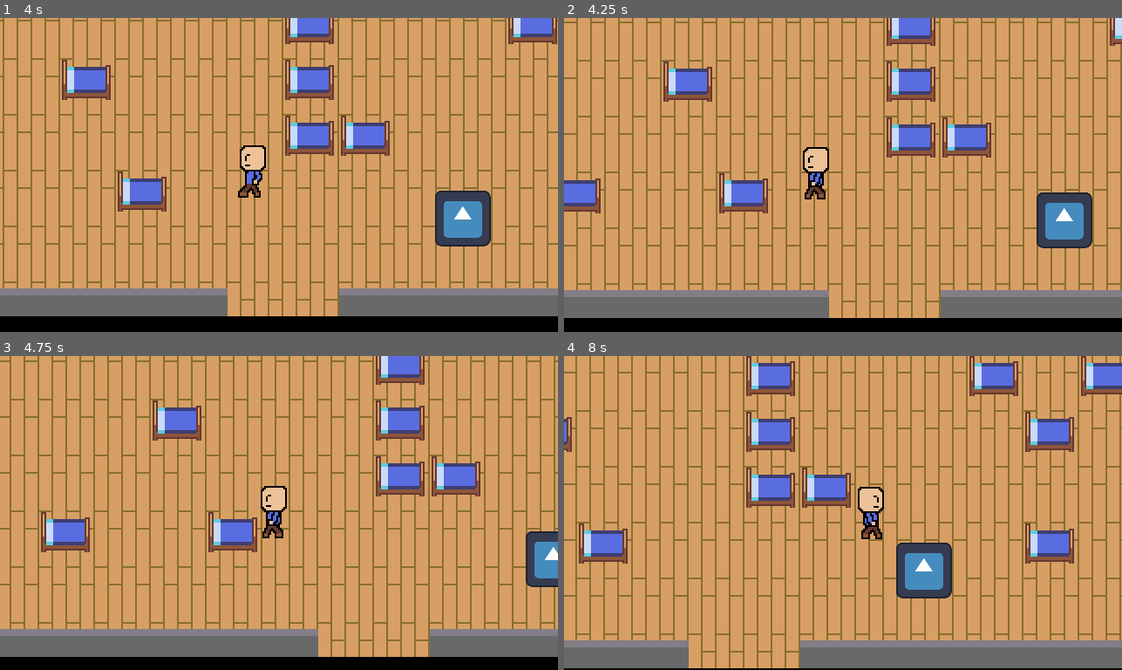
Above: before the commit, frames 1-4 (two rows, left to right).
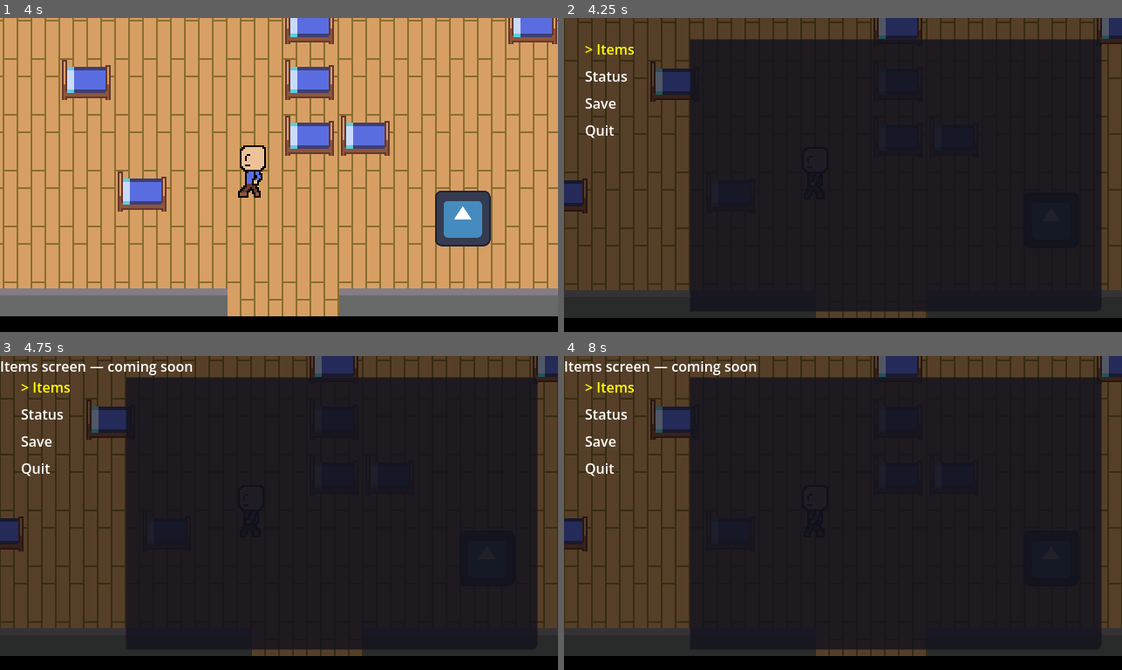
Above: after the commit, the same moments.

Repository: SergeofBIBEK/JRPG
Game: Godot game, scene res://scenes/main.tscn
Two runs of this game, one before a commit and one after it. Both use one fixed random seed, a clock stepped at 60 frames per second and the inputs below. The engine's default icon, where the game draws it, is replaced by a stand-in: a white triangle on a blue panel in a dark square.
Inputs:
- Up to frame 1 (4 s): tap Enter at 0.5 s; hold Right (move_right) 0.53-1.28 s; hold Space (interact) 0.53-1.28 s; hold Down (move_down) 1.28-2.03 s; tap Space (interact) at 1.35, 2.3, 3.05, 3.8 s; hold Right (move_right) 2.03-2.78 s; hold Z (interact1) 2.03-2.78 s; hold Up (move_up) 2.78-3.53 s; tap X (interact2) at 2.85 s; hold Left (move_left) from 3.53 s (still down); hold C (interact3) from 3.53 s (still down)
- Up to frame 2 (4.25 s): keep holding Left (move_left); keep holding C (interact3); tap Escape (menu) at 4.15 s
- Up to frame 3 (4.75 s): keep holding Left (move_left); release C (interact3) at 4.28 s; tap Space (interact) at 4.35 s
- Up to frame 4 (8 s): release Left (move_left) at 5.03 s; hold Down (move_down) 5.03-5.78 s; hold Space (interact) 5.03-5.78 s; hold Right (move_right) 5.78-6.53 s; tap Z (interact1) at 5.85 s; tap Space (interact) at 6.05, 6.8, 7.55 s; hold Up (move_up) 6.53-7.28 s; hold X (interact2) 6.53-7.28 s; hold Right (move_right) from 7.28 s (still down); tap C (interact3) at 7.35 s

Frame 1 is identical in both runs. In frame 2, 95% of the frame differs, in the area x 0-100%, y 0-96%; in frame 3, 96%; in frame 4, 99%, in the area x 0-100%, y 0-100%.

Commit message:
Menu System

Diff:
--- /dev/null
+++ b/components/menu/menu_root.gd
@@ -0,0 +1,111 @@
+class_name MenuRoot;
+extends CanvasLayer;
+
+var _screens: Array[MenuScreen] = [];
+var _menu_labels: Array[Label] = [];
+var _selected_index: int = 0;
+var _is_open: bool = false;
+var _active_screen: MenuScreen = null;
+
+@onready var _background: ColorRect = $Background;
+@onready var _menu_container: HBoxContainer = $MenuContainer;
+@onready var _menu_list: VBoxContainer = $MenuContainer/MenuList;
+@onready var _screen_container: PanelContainer = $MenuContainer/ScreenContainer;
+
+func _ready() -> void:
+	process_mode = Node.PROCESS_MODE_ALWAYS;
+	_discover_screens();
+	_build_menu_list();
+	_close_menu();
+
+func _discover_screens() -> void:
+	_screens.clear();
+
+	for child in get_children():
+		if child is MenuScreen:
+			_screens.append(child);
+			child.visible = false;
+
+	_screens.sort_custom(func(a: MenuScreen, b: MenuScreen):
+		return a.screen_order < b.screen_order;
+	);
+
+func _build_menu_list() -> void:
+	for child in _menu_list.get_children():
+		child.queue_free();
+
+	_menu_labels.clear();
+
+	for screen in _screens:
+		var label = Label.new();
+		label.text = screen.screen_name;
+		label.add_theme_font_size_override("font_size", 16);
+		_menu_list.add_child(label);
+		_menu_labels.append(label);
+
+	_update_selection();
+
+func _unhandled_input(event: InputEvent) -> void:
+	if event.is_action_pressed("menu"):
+		if _is_open:
+			_close_menu();
+		else:
+			_open_menu();
+		get_viewport().set_input_as_handled();
+		return;
+
+	if not _is_open:
+		return;
+
+	if event.is_action_pressed("move_up"):
+		_selected_index = wrapi(_selected_index - 1, 0, _screens.size());
+		_update_selection();
+		get_viewport().set_input_as_handled();
+	elif event.is_action_pressed("move_down"):
+		_selected_index = wrapi(_selected_index + 1, 0, _screens.size());
+		_update_selection();
+		get_viewport().set_input_as_handled();
+	elif event.is_action_pressed("interact"):
+		_activate_screen(_selected_index);
+		get_viewport().set_input_as_handled();
+
+func _open_menu() -> void:
+	_is_open = true;
+	_background.visible = true;
+	_menu_container.visible = true;
+	_selected_index = 0;
+	_update_selection();
+	get_tree().paused = true;
+	Events.menu_opened.emit();
+
+func _close_menu() -> void:
+	_is_open = false;
+	_background.visible = false;
+	_menu_container.visible = false;
+
+	if _active_screen:
+		_active_screen.deactivate();
+		_active_screen = null;
+
+	get_tree().paused = false;
+	Events.menu_closed.emit();
+
+func _activate_screen(index: int) -> void:
+	if index < 0 or index >= _screens.size():
+		return;
+
+	if _active_screen:
+		_active_screen.deactivate();
+
+	_active_screen = _screens[index];
+	_active_screen.activate();
+
+func _update_selection() -> void:
+	for i in _menu_labels.size():
+		var label = _menu_labels[i];
+		if i == _selected_index:
+			label.add_theme_color_override("font_color", Color.YELLOW);
+			label.text = "> " + _screens[i].screen_name;
+		else:
+			label.add_theme_color_override("font_color", Color.WHITE);
+			label.text = _screens[i].screen_name;
--- /dev/null
+++ b/components/menu/menu_root.tscn
@@ -0,0 +1,111 @@
+[gd_scene format=4]
+
+[ext_resource type="Script" path="res://components/menu/menu_root.gd" id="1_menu"]
+[ext_resource type="Script" path="res://components/menu/screens/items_screen.gd" id="2_items"]
+[ext_resource type="Script" path="res://components/menu/screens/status_screen.gd" id="3_status"]
+[ext_resource type="Script" path="res://components/menu/screens/save_screen.gd" id="4_save"]
+[ext_resource type="Script" path="res://components/menu/screens/quit_screen.gd" id="5_quit"]
+
+[sub_resource type="StyleBoxFlat" id="StyleBoxFlat_menu_bg"]
+bg_color = Color(0.1, 0.1, 0.15, 0.9)
+border_width_right = 2
+border_color = Color(0.8, 0.8, 0.8, 0.4)
+corner_radius_top_left = 4
+corner_radius_bottom_left = 4
+content_margin_left = 12.0
+content_margin_top = 12.0
+content_margin_right = 12.0
+content_margin_bottom = 12.0
+
+[sub_resource type="StyleBoxFlat" id="StyleBoxFlat_screen_bg"]
+bg_color = Color(0.08, 0.08, 0.12, 0.85)
+corner_radius_top_right = 4
+corner_radius_bottom_right = 4
+content_margin_left = 16.0
+content_margin_top = 12.0
+content_margin_right = 16.0
+content_margin_bottom = 12.0
+
+[node name="MenuRoot" type="CanvasLayer"]
+layer = 90
+process_mode = 1
+script = ExtResource("1_menu")
+
+[node name="Background" type="ColorRect" parent="."]
+anchors_preset = 15
+anchor_right = 1.0
+anchor_bottom = 1.0
+grow_horizontal = 2
+grow_vertical = 2
+color = Color(0, 0, 0, 0.6)
+
+[node name="MenuContainer" type="HBoxContainer" parent="."]
+anchors_preset = 15
+anchor_right = 1.0
+anchor_bottom = 1.0
+offset_left = 24.0
+offset_top = 24.0
+offset_right = -24.0
+offset_bottom = -24.0
+grow_horizontal = 2
+grow_vertical = 2
+theme_override_constants/separation = 0
+
+[node name="MenuList" type="VBoxContainer" parent="MenuContainer"]
+custom_minimum_size = Vector2(120, 0)
+layout_mode = 2
+theme_override_constants/separation = 8
+theme_override_styles/panel = SubResource("StyleBoxFlat_menu_bg")
+
+[node name="ScreenContainer" type="PanelContainer" parent="MenuContainer"]
+layout_mode = 2
+size_flags_horizontal = 3
+theme_override_styles/panel = SubResource("StyleBoxFlat_screen_bg")
+
+[node name="ItemsScreen" type="Control" parent="."]
+visible = false
+layout_mode = 1
+anchors_preset = 0
+script = ExtResource("2_items")
+
+[node name="PlaceholderLabel" type="Label" parent="ItemsScreen"]
+layout_mode = 0
+offset_right = 200.0
+offset_bottom = 23.0
+text = "Items screen — coming soon"
+
+[node name="StatusScreen" type="Control" parent="."]
+visible = false
+layout_mode = 1
+anchors_preset = 0
+script = ExtResource("3_status")
+
+[node name="PlaceholderLabel" type="Label" parent="StatusScreen"]
+layout_mode = 0
+offset_right = 200.0
+offset_bottom = 23.0
+text = "Status screen — coming soon"
+
+[node name="SaveScreen" type="Control" parent="."]
+visible = false
+layout_mode = 1
+anchors_preset = 0
+script = ExtResource("4_save")
+
+[node name="PlaceholderLabel" type="Label" parent="SaveScreen"]
+layout_mode = 0
+offset_right = 200.0
+offset_bottom = 23.0
+text = "Save screen — coming soon"
+
+[node name="QuitScreen" type="Control" parent="."]
+visible = false
+layout_mode = 1
+anchors_preset = 0
+script = ExtResource("5_quit")
+
+[node name="PlaceholderLabel" type="Label" parent="QuitScreen"]
+layout_mode = 0
+offset_right = 200.0
+offset_bottom = 23.0
+text = "Quit game"
--- /dev/null
+++ b/components/menu/menu_screen.gd
@@ -0,0 +1,12 @@
+class_name MenuScreen;
+extends Control;
+
+@export var screen_name: String = "";
+
+@export var screen_order: int = 0;
+
+func activate() -> void:
+	visible = true;
+
+func deactivate() -> void:
+	visible = false;
--- /dev/null
+++ b/components/menu/screens/items_screen.gd
@@ -0,0 +1,11 @@
+class_name ItemsScreen;
+extends MenuScreen;
+
+func _init() -> void:
+	screen_name = "Items";
+	screen_order = 0;
+
+func activate() -> void:
+	super.activate();
+	print("[ItemsScreen] Activated — emitting menu_items_requested");
+	Events.menu_items_requested.emit();
--- /dev/null
+++ b/components/menu/screens/quit_screen.gd
@@ -0,0 +1,13 @@
+class_name QuitScreen;
+extends MenuScreen;
+
+func _init() -> void:
+	screen_name = "Quit";
+	screen_order = 3;
+
+func activate() -> void:
+	super.activate();
+	print("[QuitScreen] Activated — emitting menu_quit_requested");
+	Events.menu_quit_requested.emit();
+	print("[QuitScreen] Quitting game...");
+	get_tree().quit();
--- /dev/null
+++ b/components/menu/screens/save_screen.gd
@@ -0,0 +1,11 @@
+class_name SaveScreen;
+extends MenuScreen;
+
+func _init() -> void:
+	screen_name = "Save";
+	screen_order = 2;
+
+func activate() -> void:
+	super.activate();
+	print("[SaveScreen] Activated — emitting menu_save_requested");
+	Events.menu_save_requested.emit();
--- /dev/null
+++ b/components/menu/screens/status_screen.gd
@@ -0,0 +1,11 @@
+class_name StatusScreen;
+extends MenuScreen;
+
+func _init() -> void:
+	screen_name = "Status";
+	screen_order = 1;
+
+func activate() -> void:
+	super.activate();
+	print("[StatusScreen] Activated — emitting menu_status_requested");
+	Events.menu_status_requested.emit();
--- a/project.godot
+++ b/project.godot
@@ -18,6 +18,9 @@
 [autoload]
 
 Events="*uid://cx5868oc66dkn"
+ItemManager="*res://scripts/global/item_manager.gd"
+PartyManager="*res://scripts/global/party_manager.gd"
+SaveManager="*res://scripts/global/save_manager.gd"
 
 [display]
 
--- a/scenes/main.tscn
+++ b/scenes/main.tscn
@@ -13,6 +13,7 @@
 [ext_resource type="Script" uid="uid://bead2mudseie8" path="res://scenes/dialog_window.gd" id="11_ya4ey"]
 [ext_resource type="Script" uid="uid://cbp76lvd4ua5w" path="res://components/transition_manager.gd" id="12_a8y0u"]
 [ext_resource type="Script" uid="uid://vbr6ykxo100a" path="res://components/transition_trigger.gd" id="13_jkv2x"]
+[ext_resource type="PackedScene" path="res://components/menu/menu_root.tscn" id="14_menu"]
 
 [sub_resource type="TileSetAtlasSource" id="TileSetAtlasSource_muem4"]
 texture = ExtResource("3_jyhfs")
@@ -94,6 +95,8 @@
 [sub_resource type="RectangleShape2D" id="RectangleShape2D_gqmmt"]
 size = Vector2(63, 15)
 
+[sub_resource type="RectangleShape2D" id="RectangleShape2D_trceg"]
+
 [node name="Map" type="Node2D" unique_id=664920413]
 script = ExtResource("1_sugp2")
 player_scene = ExtResource("1_0wfyh")
@@ -227,3 +230,15 @@
 [node name="CollisionShape2D" type="CollisionShape2D" parent="TransitionManager/TransitionTrigger" unique_id=2125144200]
 position = Vector2(-0.5, 4.5)
 shape = SubResource("RectangleShape2D_gqmmt")
+
+[node name="TransitionTrigger2" type="Area2D" parent="TransitionManager" unique_id=284442411]
+position = Vector2(175, 74)
+script = ExtResource("13_jkv2x")
+target_scene_path = "uid://d4dt7wou02sa7"
+spawn_location = "TheWindow"
+metadata/_custom_type_script = "uid://vbr6ykxo100a"
+
+[node name="CollisionShape2D" type="CollisionShape2D" parent="TransitionManager/TransitionTrigger2" unique_id=204347261]
+shape = SubResource("RectangleShape2D_trceg")
+
+[node name="MenuRoot" parent="." unique_id=1447286638 instance=ExtResource("14_menu")]
--- a/scenes/player.tscn
+++ b/scenes/player.tscn
@@ -82,6 +82,7 @@
 script = ExtResource("1_3vyb7")
 
 [node name="CollisionShape2D" type="CollisionShape2D" parent="." unique_id=1979272885]
+visible = false
 position = Vector2(0, 6)
 shape = SubResource("RectangleShape2D_u8vuu")
 
--- a/scenes/room2.tscn
+++ b/scenes/room2.tscn
@@ -12,6 +12,7 @@
 [ext_resource type="Script" uid="uid://0dfthb7bg7q0" path="res://components/interaction_behaviors/dialog_behavior.gd" id="10_oibp2"]
 [ext_resource type="Script" uid="uid://cbp76lvd4ua5w" path="res://components/transition_manager.gd" id="11_5wf3f"]
 [ext_resource type="Script" uid="uid://vbr6ykxo100a" path="res://components/transition_trigger.gd" id="12_dwq2r"]
+[ext_resource type="PackedScene" path="res://components/menu/menu_root.tscn" id="13_menu"]
 
 [sub_resource type="TileSetAtlasSource" id="TileSetAtlasSource_c7xmq"]
 texture = ExtResource("3_ucjjd")
@@ -222,3 +223,8 @@
 [node name="CollisionShape2D" type="CollisionShape2D" parent="TransitionManager/TransitionTrigger" unique_id=450311343]
 position = Vector2(0, 5)
 shape = SubResource("RectangleShape2D_oibp2")
+
+[node name="TheWindow" type="Marker2D" parent="." unique_id=608292990]
+position = Vector2(176, 73)
+
+[node name="MenuRoot" parent="." instance=ExtResource("13_menu")]
--- a/scripts/global/event_service.gd
+++ b/scripts/global/event_service.gd
@@ -8,4 +8,12 @@
 
 signal transition_requested(target_scene_path: String, spawn_location: String);
 
+signal menu_opened();
+signal menu_closed();
+
+signal menu_items_requested();
+signal menu_status_requested();
+signal menu_save_requested();
+signal menu_quit_requested();
+
 var pending_spawn_location: String = "";
--- /dev/null
+++ b/scripts/global/item_manager.gd
@@ -0,0 +1,7 @@
+extends Node;
+
+func _ready() -> void:
+	Events.menu_items_requested.connect(_on_items_requested);
+
+func _on_items_requested() -> void:
+	print("[ItemManager] Received menu_items_requested — ready to serve item data");
--- /dev/null
+++ b/scripts/global/party_manager.gd
@@ -0,0 +1,7 @@
+extends Node;
+
+func _ready() -> void:
+	Events.menu_status_requested.connect(_on_status_requested);
+
+func _on_status_requested() -> void:
+	print("[PartyManager] Received menu_status_requested — ready to serve party data");
--- /dev/null
+++ b/scripts/global/save_manager.gd
@@ -0,0 +1,7 @@
+extends Node;
+
+func _ready() -> void:
+	Events.menu_save_requested.connect(_on_save_requested);
+
+func _on_save_requested() -> void:
+	print("[SaveManager] Received menu_save_requested — ready to save game data");
Not shown, added: components/menu/menu_root.gd.uid
Not shown, added: components/menu/menu_screen.gd.uid
Not shown, added: components/menu/screens/items_screen.gd.uid
Not shown, added: components/menu/screens/quit_screen.gd.uid
Not shown, added: components/menu/screens/save_screen.gd.uid
Not shown, added: components/menu/screens/status_screen.gd.uid
Not shown, added: scripts/global/item_manager.gd.uid
Not shown, added: scripts/global/party_manager.gd.uid
Not shown, added: scripts/global/save_manager.gd.uid
